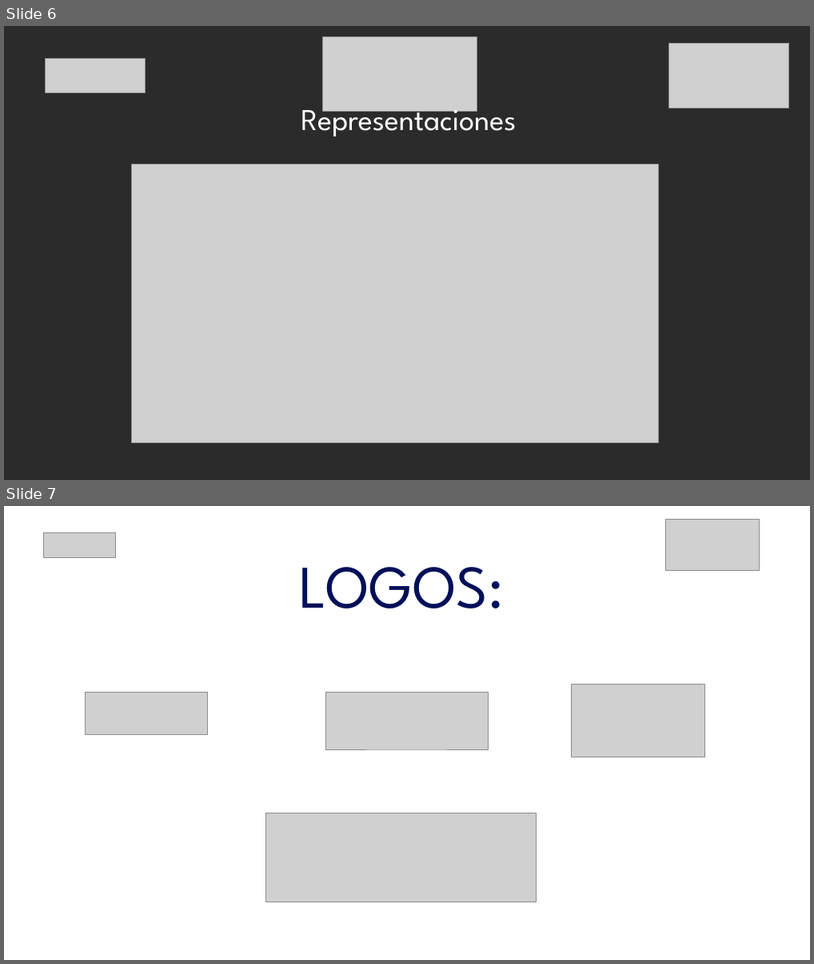
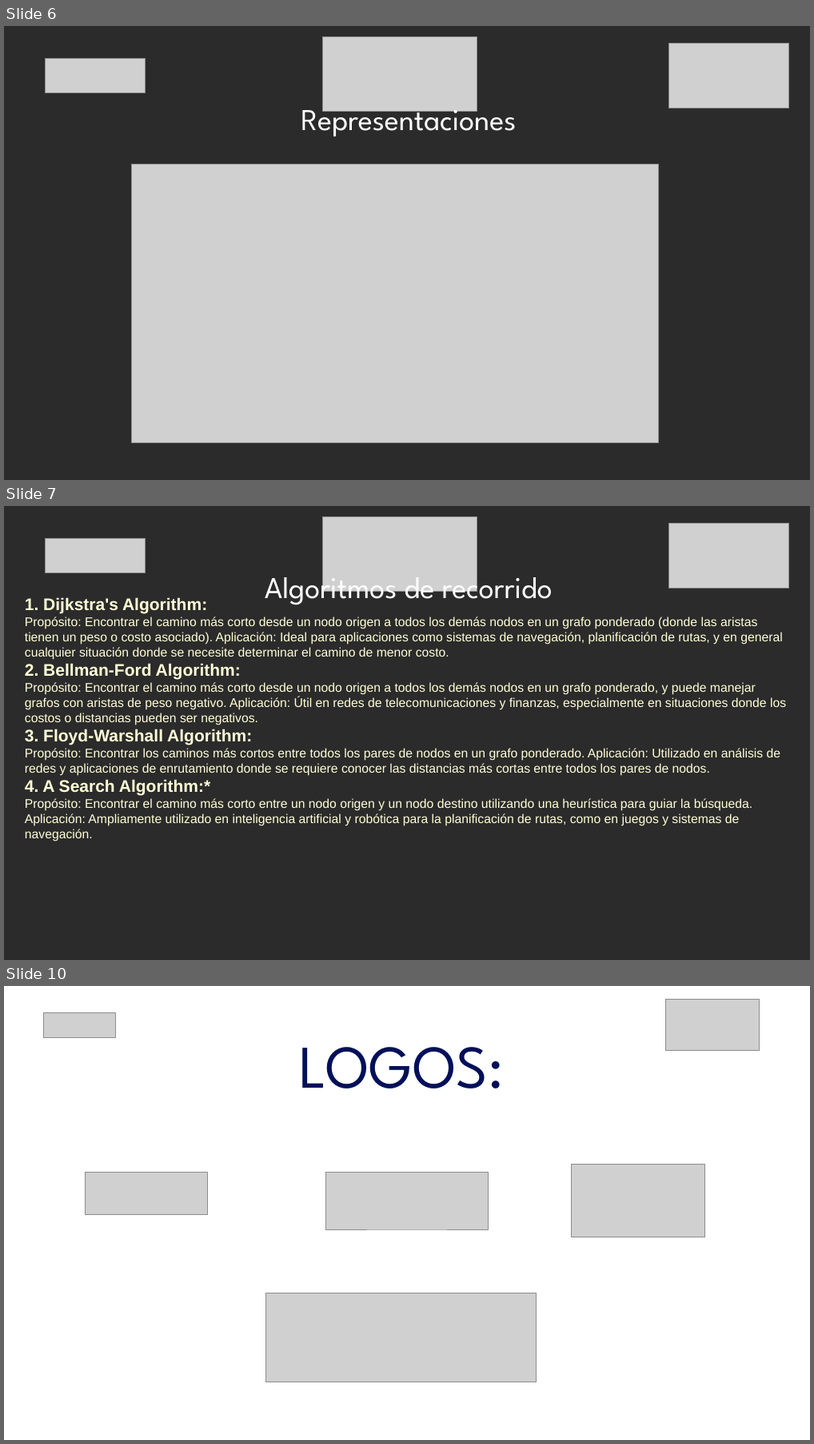
Before and after one commit to jflatorreo/TalentoTech_FullStack, a slide deck: Material pedagógico/Modulo 2/Clase 3/Clase 3 - Modulo 2.pptx. Shown one above the other, each under a label of ours: slides 6 and 7 before the commit, slides 6, 7 and 10 after it; the slides between them are not shown. The pictures are 814x964 and 814x1444 pixels, drawn with LibreOffice and Linux fonts; fonts in the diff are those of the drawing; grey boxes stand for pictures; background and template pictures are left out; a plain dark background stands for a picture behind light text. Boxes give left, top, right and bottom in pixels: in the first picture for what was removed or moved away, otherwise in the second. Text is boxed around its words. In the diff, an @@ line names an element or a change of style, - is before the commit and + after.

```diff
--- a/Material pedagógico/Modulo 2/Clase 3/Clase 3 - Modulo 2.pptx
+++ b/Material pedagógico/Modulo 2/Clase 3/Clase 3 - Modulo 2.pptx
@@ slide 7 added at bbox=[4, 506, 810, 960], background picture (left out) @@
@@ picture added at bbox=[323, 517, 478, 591] @@
@@ picture added at bbox=[670, 523, 790, 588] @@
@@ picture added at bbox=[46, 538, 145, 572] @@
@@ text added at bbox=[265, 568, 553, 608], 36 pt, text #FFFFFF @@
+Algoritmos de recorrido
@@ text added at bbox=[25, 597, 786, 841], 15 pt, text #FFFFD7 @@
+1. Dijkstra's Algorithm:
+Propósito: Encontrar el camino más corto desde un nodo origen a todos los demás nodos en un grafo ponderado (donde las aristas tienen un peso o costo asociado). Aplicación: Ideal para aplicaciones como sistemas de navegación, planificación de rutas, y en general cualquier situación donde se necesite determinar el camino de menor costo.
+2. Bellman-Ford Algorithm:
+Propósito: Encontrar el camino más corto desde un nodo origen a todos los demás nodos en un grafo ponderado, y puede manejar grafos con aristas de peso negativo. Aplicación: Útil en redes de telecomunicaciones y finanzas, especialmente en situaciones donde los costos o distancias pueden ser negativos.
+3. Floyd-Warshall Algorithm:
+Propósito: Encontrar los caminos más cortos entre todos los pares de nodos en un grafo ponderado. Aplicación: Utilizado en análisis de redes y aplicaciones de enrutamiento donde se requiere conocer las distancias más cortas entre todos los pares de nodos.
+4. A Search Algorithm:*
+Propósito: Encontrar el camino más corto entre un nodo origen y un nodo destino utilizando una heurística para guiar la búsqueda. Aplicación: Ampliamente utilizado en inteligencia artificial y robótica para la planificación de rutas, como en juegos y sistemas de navegación.
@@ what was slide 7 is now slide 10 @@
```
Also in this commit, not shown: 2 other slides added, 3 other files.
